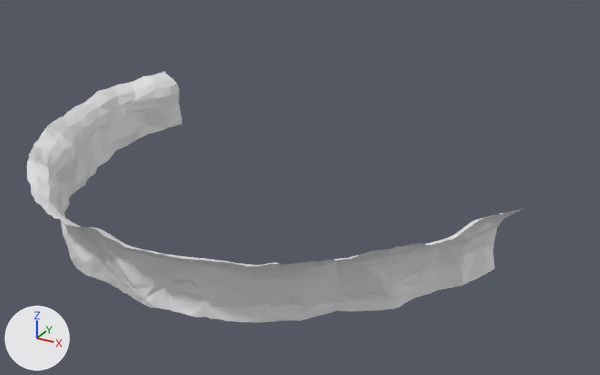
Renders of the FBX model Assets/Models/RockWall2.fbx from each side of a commit.
Camera for both pictures: a 50 mm camera at (474.0, -788.0, 527.0) aimed at (-105.0, 265.0, 1.0). Every picture has the same lights, and +X, +Y and +Z are marked at lower left. Where no turn or scale is listed for an object, it has been applied to the vertices.
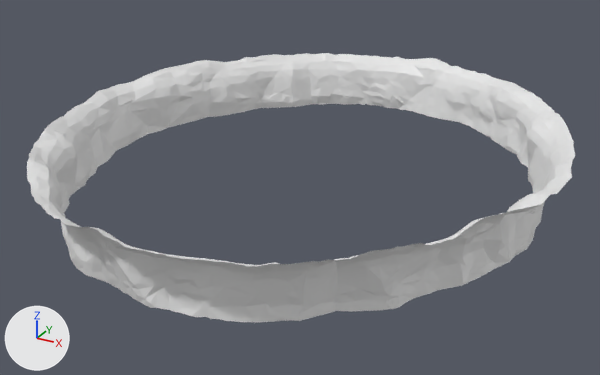
Where the change shows, as pixel boxes [x1, y1, x2, y2] in the pictures (600 x 375 px):
'Plane.001', reshaped (10% wider, 7% taller): before [27, 71, 524, 322]; after [27, 53, 575, 322]
part 1 of me_plane_001, built on: before [145, 71, 524, 269]; after [145, 53, 575, 269]

The edits, one by one:
me_plane_001 is used by ob_plane_001; location (0.0, 0.0, 10.0).
me_plane_001 had 791 vertices, 1321 faces and spanned x -509.0..273.0, y -161.0..430.0, z -12.0..97.0.
me_plane_001 now has 1564 vertices, 2642 faces and spans x -509.0..299.0, y -161.0..744.0, z -12.0..97.0.
me_plane_001 part 1: 1 vertex moved from x -495.0, y 404.0, z 85.0 to x -495.0, y 404.0, z 90.0; 11 vertices removed from x -488.0..269.0, y 146.0..430.0, z 1.0..88.0; 784 vertices added at x -488.0..299.0, y 154.0..744.0, z -12.0..97.0.
